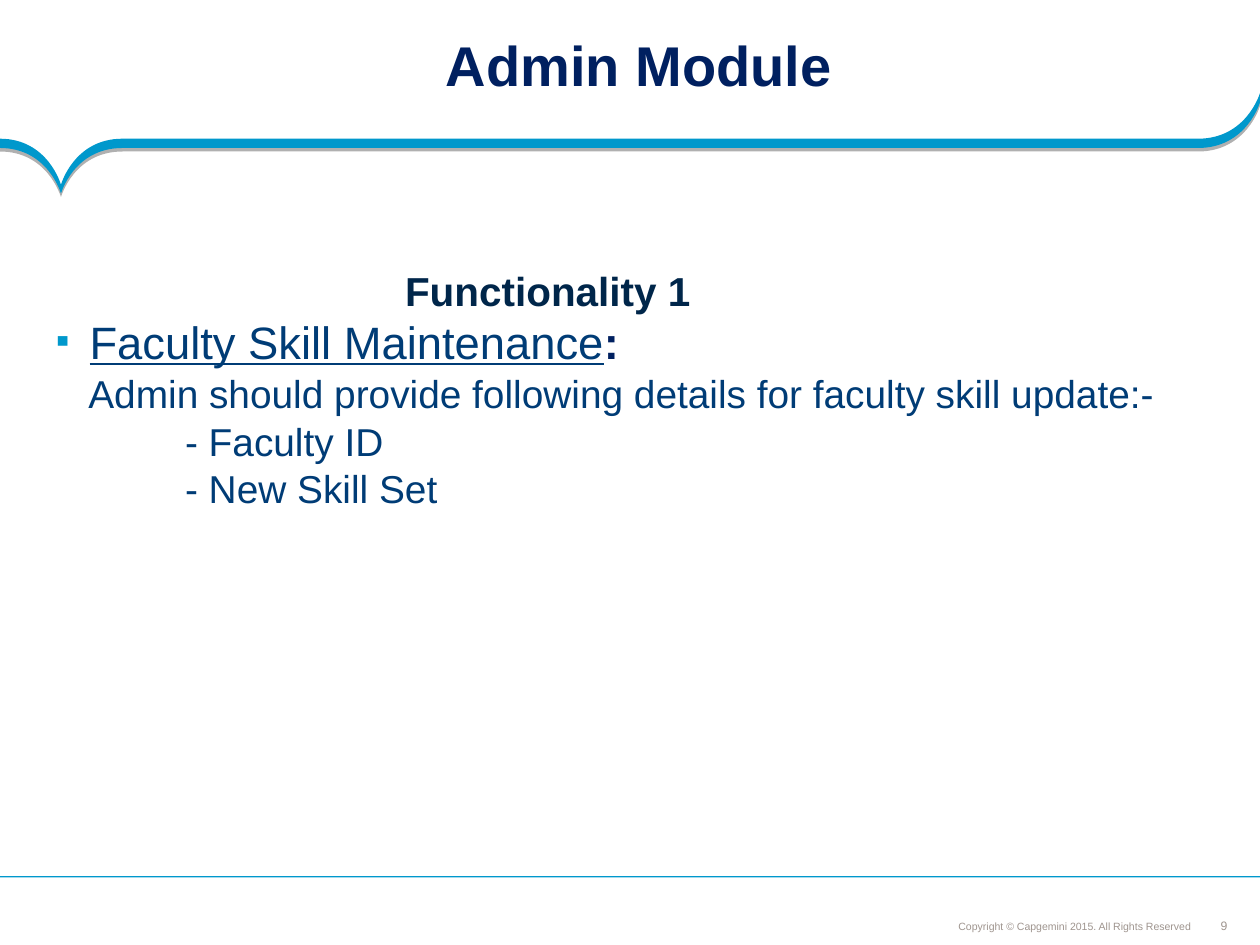
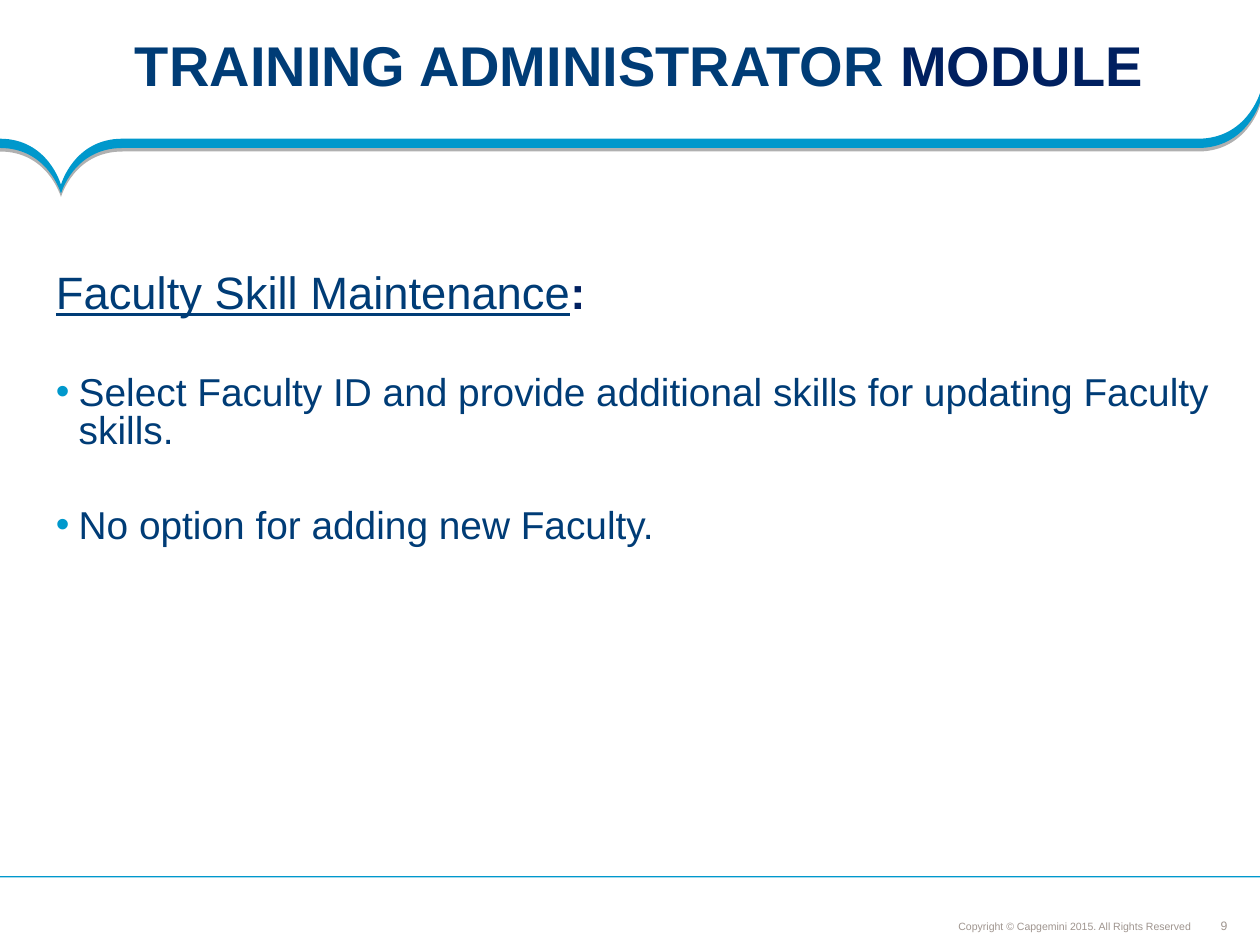
Before and after one commit to SaiEshwar157233/FeedbackMS, a slide deck: slide 9 of Feedback_managment_PLP Documents/ProjectDocuments/Requirements/Understanding Documents/Feedback Management System.ppt. Drawn at 1260x945 pixels with LibreOffice and Linux fonts; fonts in the diff are those of the drawing; background and template pictures are left out. Boxes give left, top, right and bottom in pixels: in the first picture for what was removed or moved away, otherwise in the second. Text is boxed around its words. In the diff, an @@ line names an element or a change of style, - is before the commit and + after.

```diff
--- a/Feedback_managment_PLP Documents/ProjectDocuments/Requirements/Understanding Documents/Feedback Management System.ppt
+++ b/Feedback_managment_PLP Documents/ProjectDocuments/Requirements/Understanding Documents/Feedback Management System.ppt
@@ title at [135,47,1143,87]: text changed; text colour #002060 to #003C76 @@
-Admin Module
+TRAINING ADMINISTRATOR MODULE
@@ text at [56,276,585,319]: bullet ▪ to none @@
@@ text at [405,276,690,313]: paragraph removed @@
-Functionality 1
@@ text at [79,378,1209,547]: text changed @@
-Admin should provide following details for faculty skill update:-
-- Faculty ID
-- New Skill Set
+• Select Faculty ID and provide additional skills for updating Faculty skills.
+• No option for adding new Faculty.
```
Also in this commit, not shown: 9 other slides changed, 6 slides added, 10 slides removed, 4 other files.
